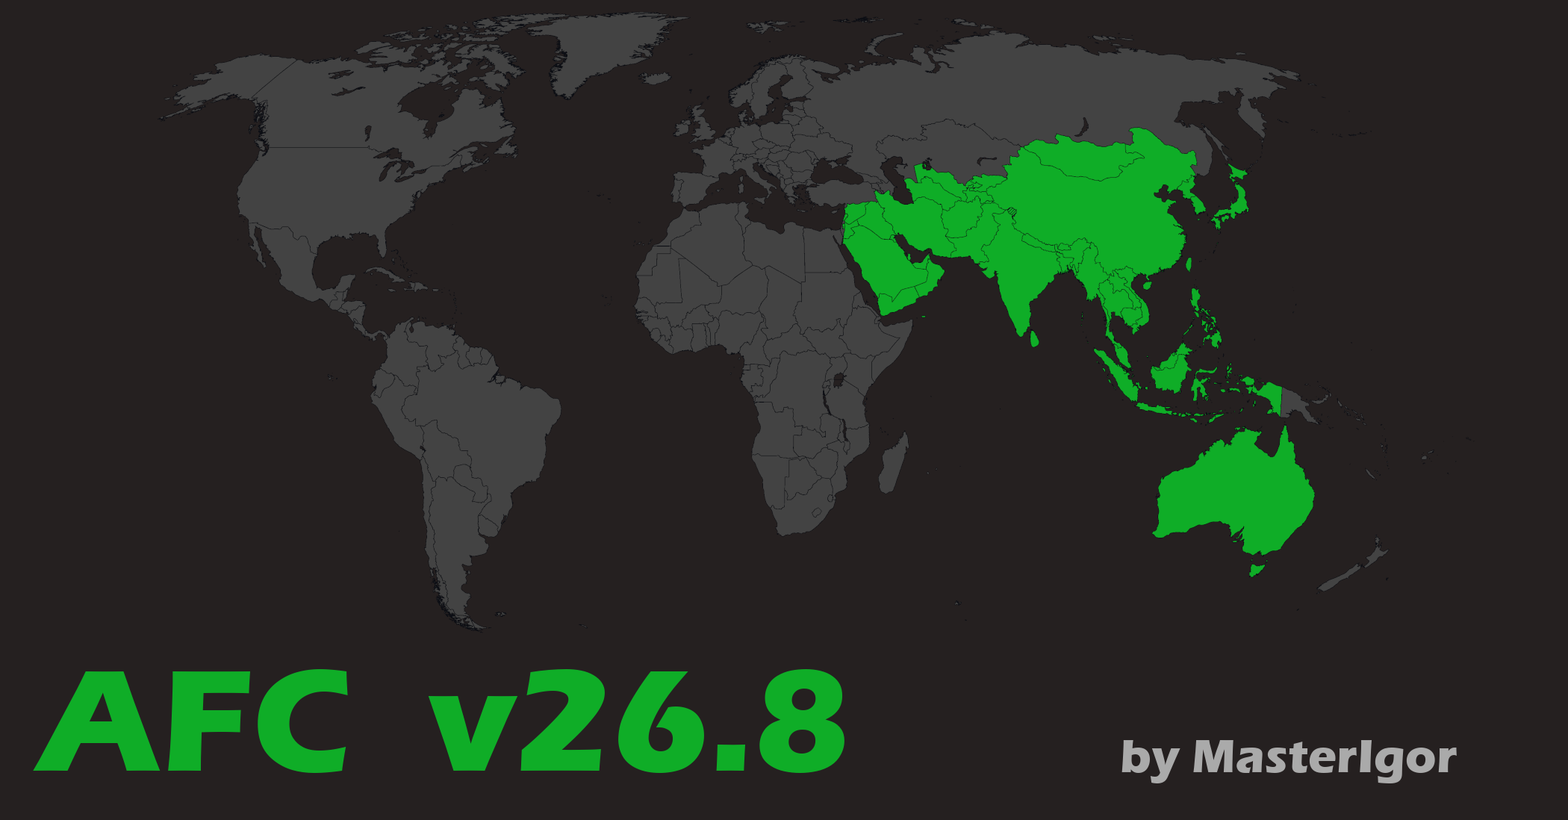
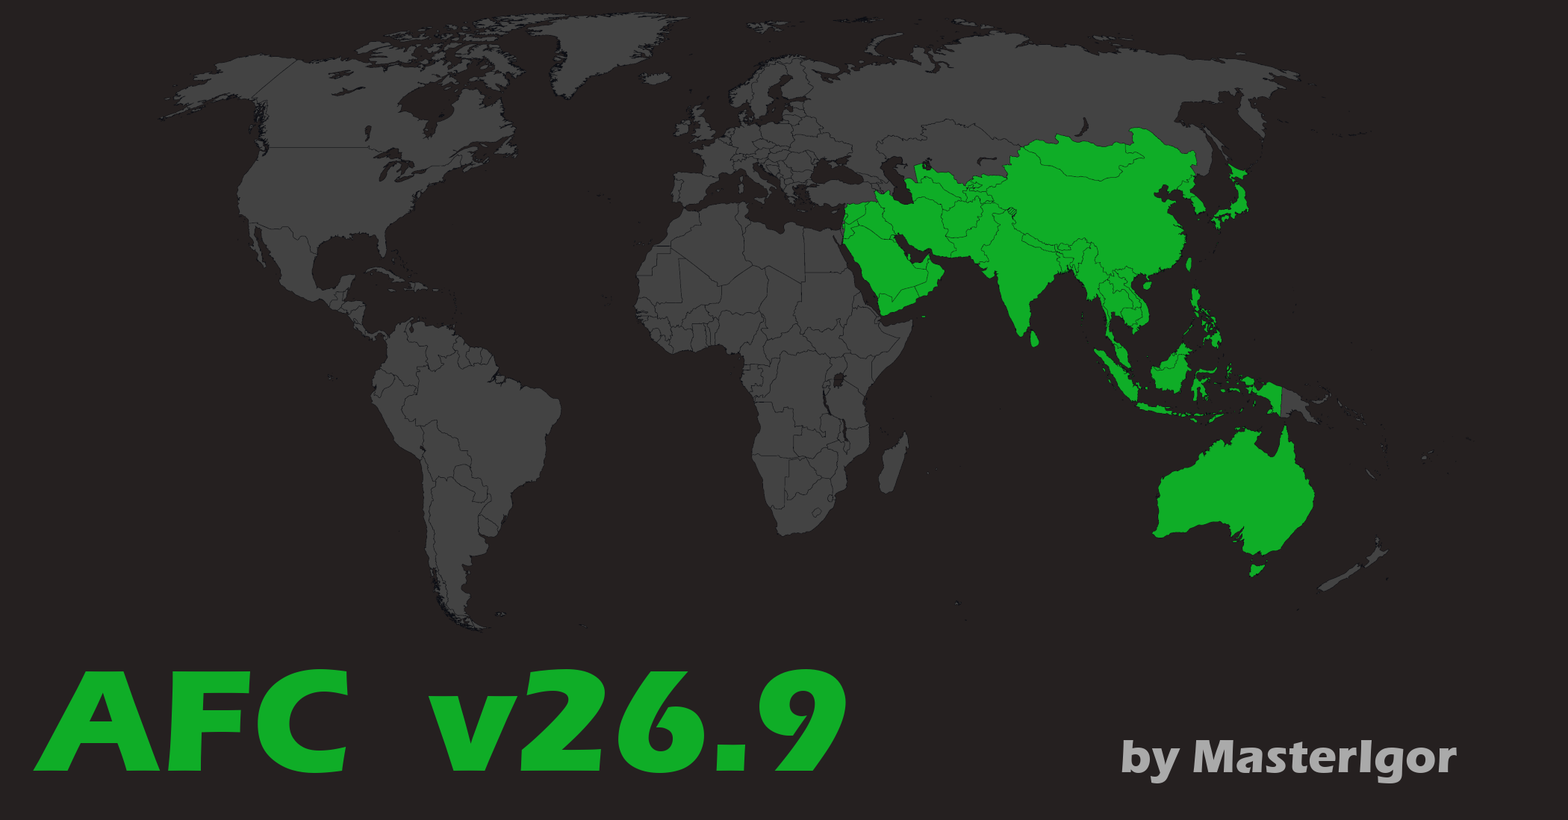
Layers edited between the first and the second 1568 × 820 image:
renamed "AFC v26.8" to "AFC v26.9", painted on it over [759, 669, 846, 773]